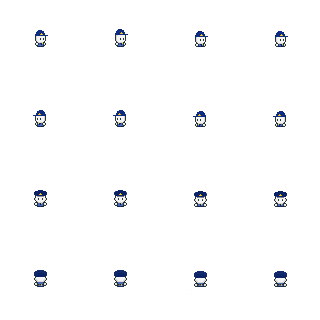
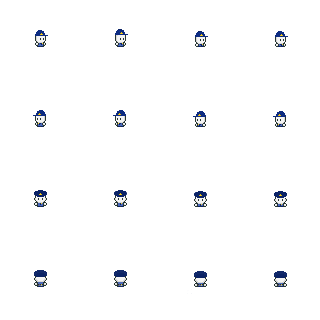
Layers edited between the first and the second 320x320 image:
painted on "idle.png" over [36, 195, 284, 200]
